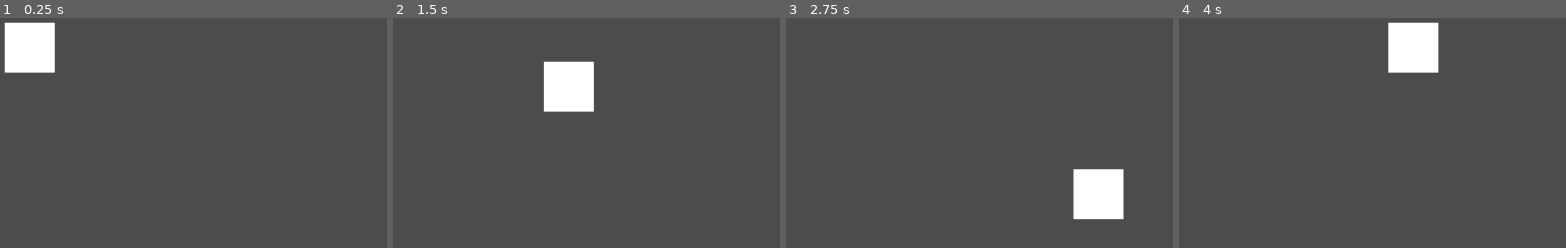
Above: before the commit, frames 1-4 (left to right).
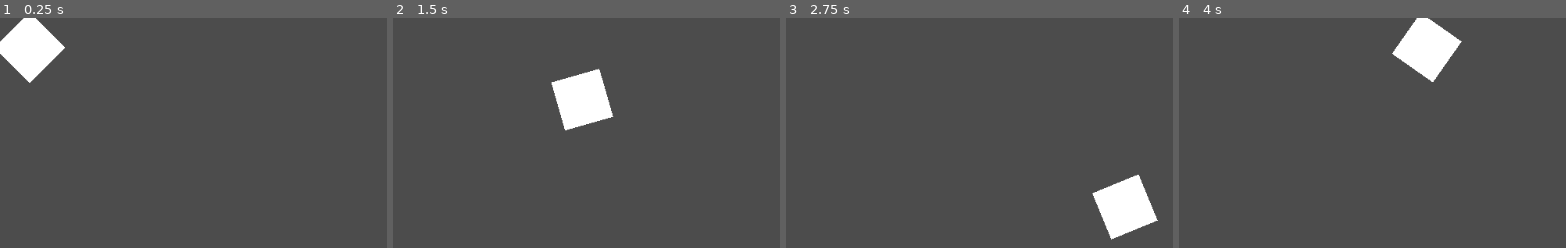
Above: after the commit, the same moments.

Repository: Detsibli/GodotTestGame
Game: Godot game, scene res://Level.tscn
Two runs of this game, one before a commit and one after it. Both use one fixed random seed, a clock stepped at 60 frames per second and the inputs below.
Inputs (mouse positions are in pixels of both pictures, inside the frame that each line leads up to):
- Up to frame 1 (0.25 s): no input
- Up to frame 2 (1.5 s): tap Enter at 0.5 s; move the mouse to (outside the picture) at 0.52 s; hold D (right) 0.53-1.28 s; tap Space (space, bound only after the commit) at 0.6, 1.35 s; move the mouse to (outside the picture) at 1.27 s; hold S (down) from 1.28 s (still down)
- Up to frame 3 (2.75 s): move the mouse to (outside the picture) at 2.02 s; release S (down) at 2.03 s; hold D (right) from 2.03 s (still down); tap Space (space, bound only after the commit) at 2.1 s
- Up to frame 4 (4 s): move the mouse to (outside the picture) at 2.77 s; release D (right) at 2.78 s; hold W (up) 2.78-3.53 s; tap Space (space, bound only after the commit) at 2.85, 3.6 s; move the mouse to (outside the picture) at 3.52 s; hold A (left) from 3.53 s (still down)

The runs differ from the first frame. In frame 1, 1.1% of the frame differs, in the area x 0-17%, y 0-29%; in frame 2, 2.7%; in frame 3, 3.8%, in the area x 74-97%, y 65-97%; in frame 4, 1.9%.

Commit message:
Player Movement
Finished player movement, added a running button, rotation of player sprite based on current mouse position and WASD movement

Diff:
--- a/Player.gd
+++ b/Player.gd
@@ -18,5 +18,13 @@
 		if Input.is_action_pressed("left"):
 			motion.x -= 1
 
+		if Input.is_action_just_pressed("space"):
+			moveSpeed = moveSpeed * 2
+
+		if Input.is_action_just_released("space"):
+			moveSpeed = 250
+
 		motion - motion.normalized()
 		motion = move_and_slide(motion * moveSpeed)
+
+		look_at(get_global_mouse_position())
--- a/project.godot
+++ b/project.godot
@@ -36,6 +36,11 @@
 "events": [ Object(InputEventKey,"resource_local_to_scene":false,"resource_name":"","device":0,"alt":false,"shift":false,"control":false,"meta":false,"command":false,"pressed":false,"scancode":0,"physical_scancode":65,"unicode":0,"echo":false,"script":null)
  ]
 }
+space={
+"deadzone": 0.5,
+"events": [ Object(InputEventKey,"resource_local_to_scene":false,"resource_name":"","device":0,"alt":false,"shift":false,"control":false,"meta":false,"command":false,"pressed":false,"scancode":0,"physical_scancode":32,"unicode":0,"echo":false,"script":null)
+ ]
+}
 
 [physics]
 
